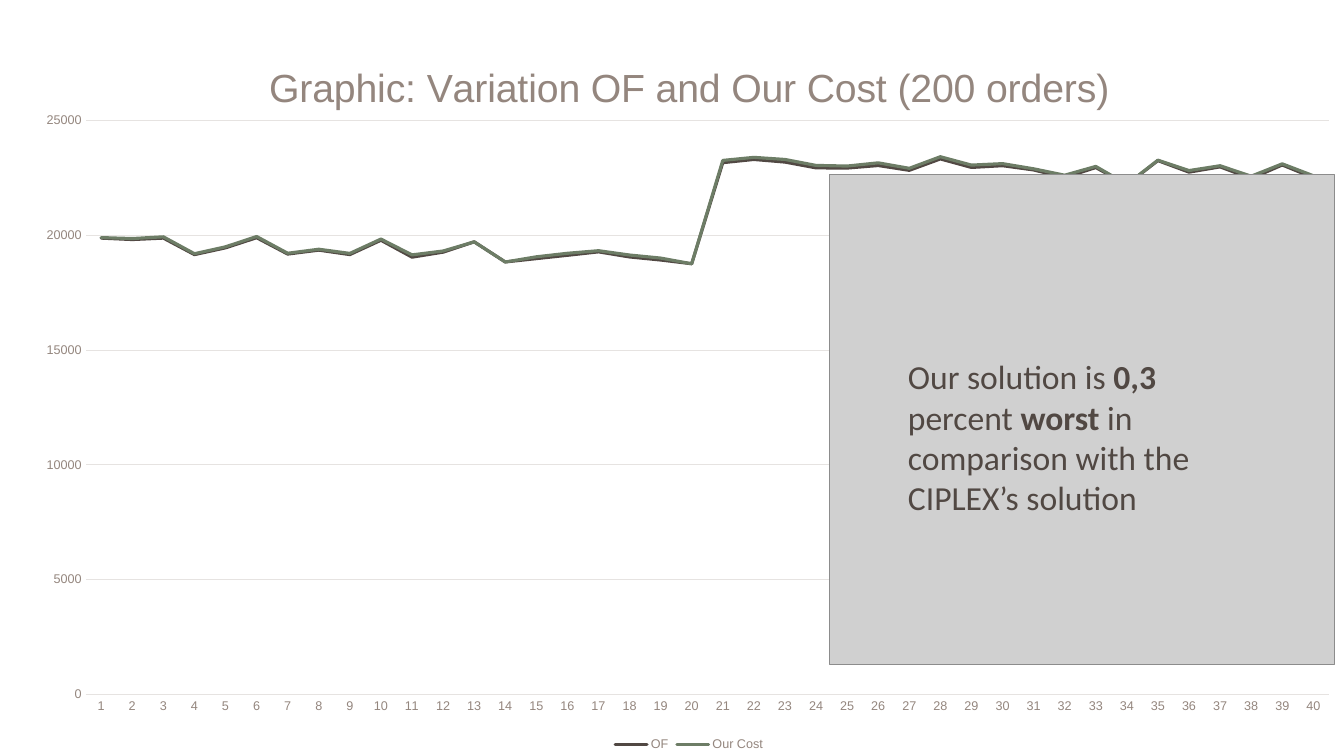
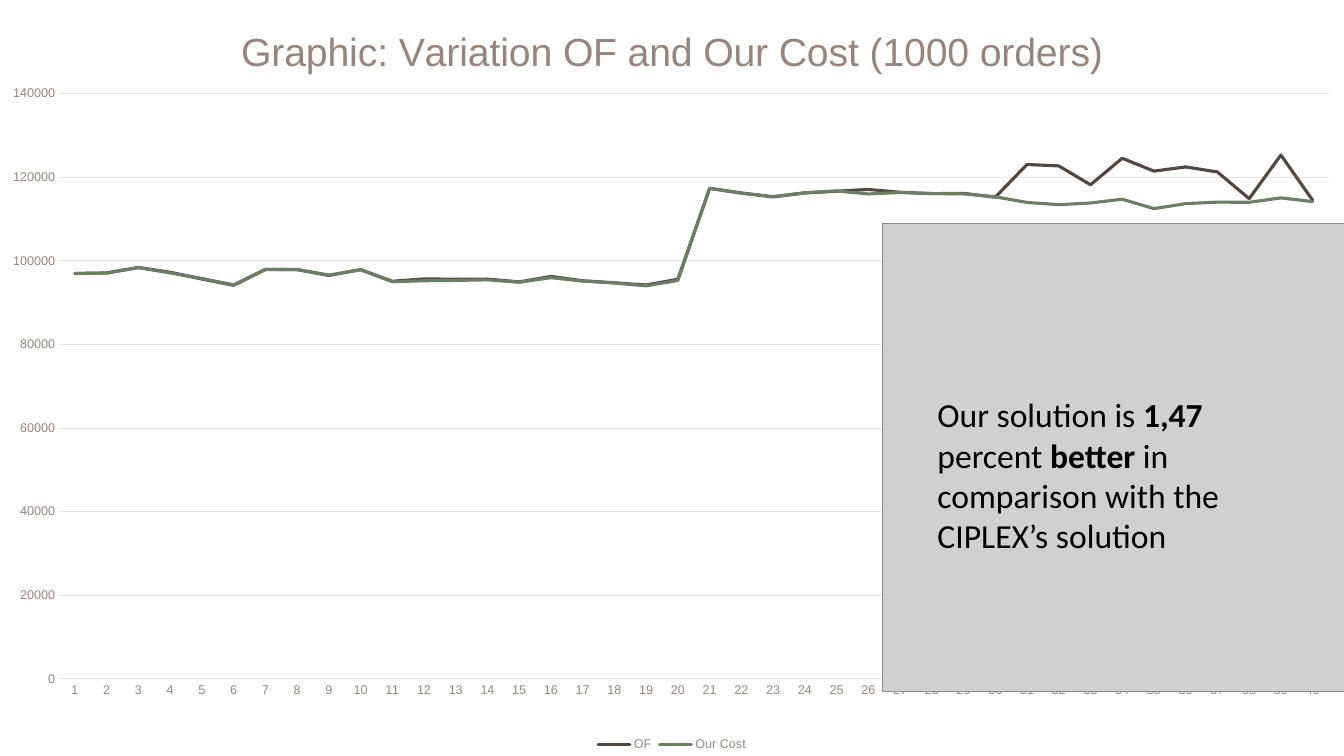
Before and after one commit to averanes/BinPackingProblem, a slide deck: slide 15 of bpdmo_greedy.pptx (slide 11 before the commit). Drawn at 1344x756 pixels with LibreOffice and Linux fonts; fonts in the diff are those of the drawing; grey boxes stand for pictures. Boxes give left, top, right and bottom in pixels: in the first picture for what was removed or moved away, otherwise in the second. Text is boxed around its words. In the diff, an @@ line names an element or a change of style, - is before the commit and + after.

Commit message:
updated ppt

```diff
--- a/bpdmo_greedy.pptx
+++ b/bpdmo_greedy.pptx
@@ line chart at (0,0,1344,756) @@
@@ title "Graphic: Variation OF and Our Cost (200 orders) " to "Graphic: Variation OF and Our Cost (1000 orders) " @@
-OF: 19900, 19800, 19900, 19200, 19500, 19900, 19200, 19400, 19200, 19800, 19000, 19300, 19700, 18800, 19000, 19100, 19300, 19100, 18900, 18800, 23200, 23300, 23200, 22900, 22900, 23000, 22800, 23300, 23000, 23000, 22800, 22500, 22900, 22200, 23200, 22700, 23000, 22500, 23100, 22500
+OF: 97000, 97000, 98000, 97000, 96000, 94000, 98000, 98000, 97000, 98000, 95000, 96000, 96000, 96000, 95000, 96000, 95000, 95000, 94000, 96000, 117000, 116000, 115000, 116000, 117000, 117000, 116000, 116000, 116000, 115000, 123000, 123000, 118000, 125000, 121000, 122000, 121000, 115000, 125000, 115000
-Our Cost: 19900, 19900, 19900, 19200, 19500, 19900, 19200, 19400, 19200, 19800, 19100, 19300, 19700, 18800, 19100, 19200, 19300, 19100, 19000, 18800, 23300, 23400, 23300, 23000, 23000, 23200, 22900, 23400, 23100, 23100, 22900, 22600, 23000, 22200, 23300, 22800, 23000, 22600, 23100, 22600
+Our Cost: 97000, 97000, 98000, 97000, 96000, 94000, 98000, 98000, 97000, 98000, 95000, 95000, 95000, 95000, 95000, 96000, 95000, 95000, 94000, 95000, 117000, 116000, 115000, 116000, 117000, 116000, 116000, 116000, 116000, 115000, 114000, 113000, 114000, 115000, 113000, 114000, 114000, 114000, 115000, 114000
@@ plot area changed @@
@@ line chart: place and size @@
-line chart at (34,36,1344,756)
+line chart at (0,0,1344,756)
@@ picture: place and size @@
-picture at (830,174,1335,664)
+picture at (883,223,1344,692)
@@ text at (937,403,1219,549): text changed; text colour #514843 to #000000 @@
-Our solution is 0,3 percent worst in comparison with the CIPLEX’s solution
+Our solution is 1,47 percent better in comparison with the CIPLEX’s solution
```
Also in this commit, not shown: 6 other slides changed, 1 slide added, 1 slide removed.
